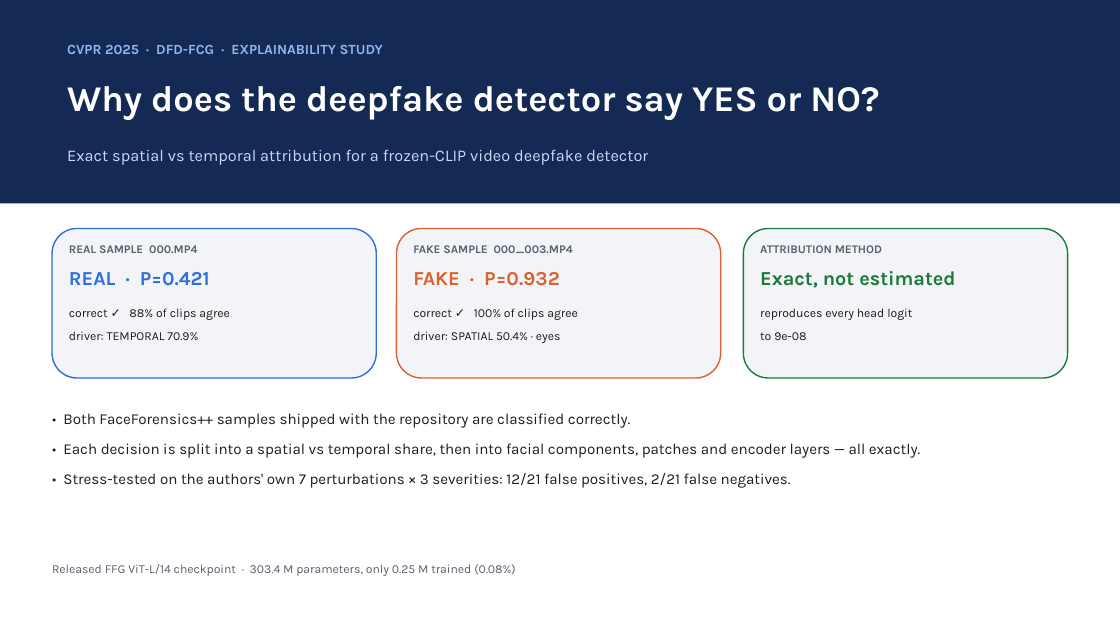
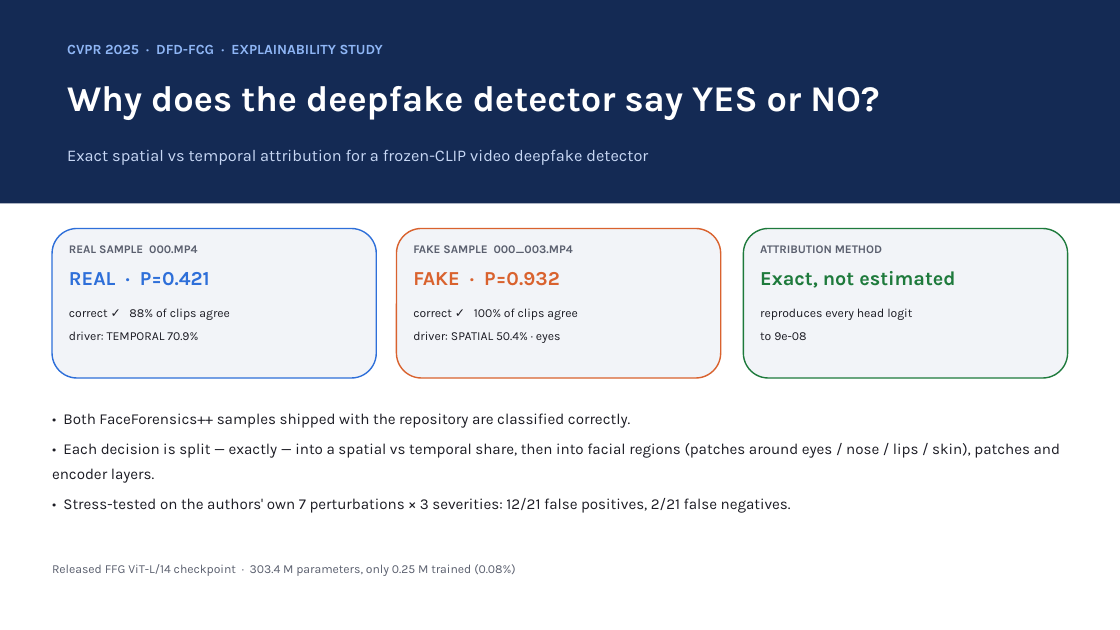
Before and after one commit to roshanraj9136/dfd-fcg-explainability, a slide deck: slide 1 of results/DFD_FCG_Explainability.pptx. Drawn at 1120x630 pixels with LibreOffice and Linux fonts; fonts in the diff are those of the drawing. Boxes give left, top, right and bottom in pixels: in the first picture for what was removed or moved away, otherwise in the second. Text is boxed around its words. In the diff, an @@ line names an element or a change of style, - is before the commit and + after.

Commit message:
Add region-based spatial attribution (patches grouped by facial landmarks)
The spatial feature y_s is a sum over the 256 patches as well as over layers and
queries, so the same exact decomposition yields per-patch and per-region shares.
Patches are grouped into eyes/nose/lips/skin/background using the 68 landmarks.

- exact per-region spatial attribution (additivity verified to 4e-16)
- FAKE driven by eye patches 47.7%; REAL by nose patches 55.7% (signed -0.640)
- cross-validates the query-space view (eyes 45.6% vs 47.7%) via an independent route
- branches read different regions: spatial favours eyes, temporal favours skin
- new finding: the nose FCG query is localised on the real face (86.2% own region)
  but drifts onto skin on the fake (9.1%), explaining the query/region discrepancy
- deck extended to 17 slides, layout re-validated

```diff
--- a/results/DFD_FCG_Explainability.pptx
+++ b/results/DFD_FCG_Explainability.pptx
@@ text at <box>52,443,1060,483</box>: text changed @@
-• Each decision is split into a spatial vs temporal share, then into facial components, patches and encoder layers — all exactly.
+• Each decision is split — exactly — into a spatial vs temporal share, then into facial regions (patches around eyes / nose / lips / skin), patches and encoder layers.
```
Also in this commit, not shown: 4 other slides changed, 2 slides added, 9 other files.
